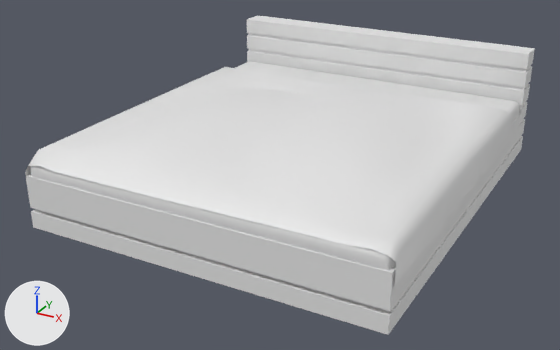
What one commit did to the FBX model KittyQuest/Assets/Models/Climbable/Bedroom/ClimbableBed02.fbx.
One viewpoint serves both versions: a 50 mm lens placed at (0.019, -0.0375, 0.019), pointed at (-0.0007, -0.0016, 0.001). Every picture has the same lights, and +X, +Y and +Z are marked at lower left. Where no turn or scale is listed for an object, it has been applied to the vertices.

Objects in the first picture: 'Mattress', 'blanket', 'frame_inner', 'frame_outer'.
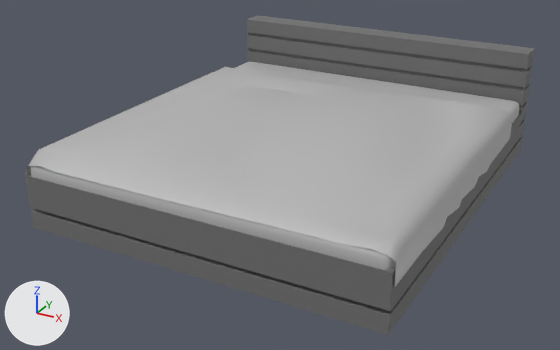
The change, as a diff of the scene's bpy script:
```diff
--- a/KittyQuest/Assets/Models/Climbable/Bedroom/ClimbableBed02.fbx.py
+++ b/KittyQuest/Assets/Models/Climbable/Bedroom/ClimbableBed02.fbx.py
@@ mat_bed02woodbase @@
+mat_bed02woodbase = principled_material('Bed02WoodBase')
+mat_bed02woodbase.base_color = (0.162, 0.162, 0.162)  # grey #707070
+mat_bed02woodbase.roughness = 0.749
@@ mat_bed02mattress @@
+mat_bed02mattress = principled_material('Bed02Mattress')
+mat_bed02mattress.base_color = (0.5, 0.5, 0.5)  # grey #bcbcbc
@@ mat_bed02cover @@
+mat_bed02cover = principled_material('Bed02Cover')
+mat_bed02cover.base_color = (0.47, 0.47, 0.47)  # grey #b6b6b6
@@ mat_bed02woodbaseinset @@
+mat_bed02woodbaseinset = principled_material('Bed02WoodBaseInset')
+mat_bed02woodbaseinset.base_color = (0.103, 0.103, 0.103)  # dark grey #5a5a5a
@@ me_mesh_002 @@
 me_mesh_002.from_pydata(...)  # 64 vertices, 124 faces; spans x -0.0099..0.0099, y -0.0118..0.0102, z 0.002..0.0038
-me_mesh_002.materials.append(mat_default_material)  # white #e7e7e7
+me_mesh_002.materials.append(mat_bed02mattress)  # grey #bcbcbc
@@ me_mesh_003 @@
 me_mesh_003.from_pydata(...)  # 143 vertices, 241 faces; spans x -0.0103..0.0103, y -0.0118..0.0076, z 0.0023..0.0051
-me_mesh_003.materials.append(mat_default_material)  # white #e7e7e7
+me_mesh_003.materials.append(mat_bed02cover)  # grey #b6b6b6
@@ me_mesh @@
 me_mesh.from_pydata(...)  # 54 vertices, 88 faces; spans x -0.01..0.01, y -0.0118..0.0118, z 0.0..0.0068
-me_mesh.materials.append(mat_default_material)  # white #e7e7e7
+me_mesh.materials.append(mat_bed02woodbase)  # grey #707070
@@ me_mesh_001 @@
 me_mesh_001.from_pydata(...)  # 20 vertices, 29 faces; spans x -0.0099..0.0099, y -0.0116..0.0117, z 0.0005..0.006
-me_mesh_001.materials.append(mat_default_material)  # white #e7e7e7
+me_mesh_001.materials.append(mat_bed02woodbaseinset)  # dark grey #5a5a5a
```

Pixel boxes (x1, y1, x2, y2) of what changed, in the pictures (560 x 350 px):
'blanket', recoloured (white to grey): (25, 67, 513, 286) in both
'frame_outer', recoloured: (26, 15, 535, 335) in both
'Mattress', recoloured (white to grey): (30, 62, 519, 270) in both
'frame_inner', recoloured: (36, 33, 531, 312) in both
